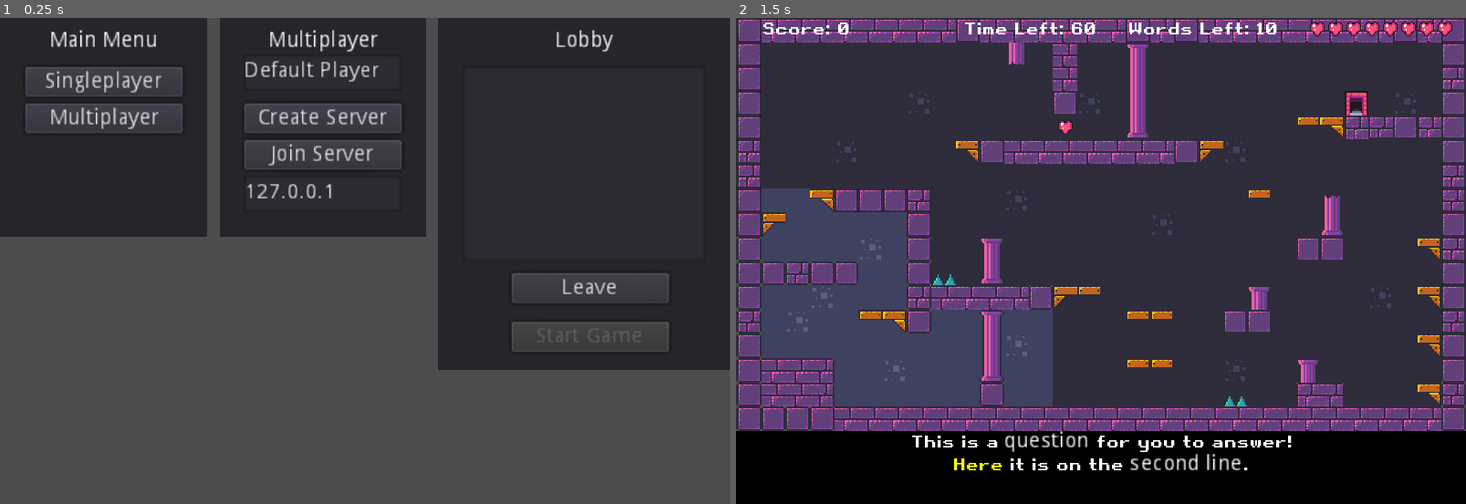
Above: before the commit, frames 1-2 (left to right).
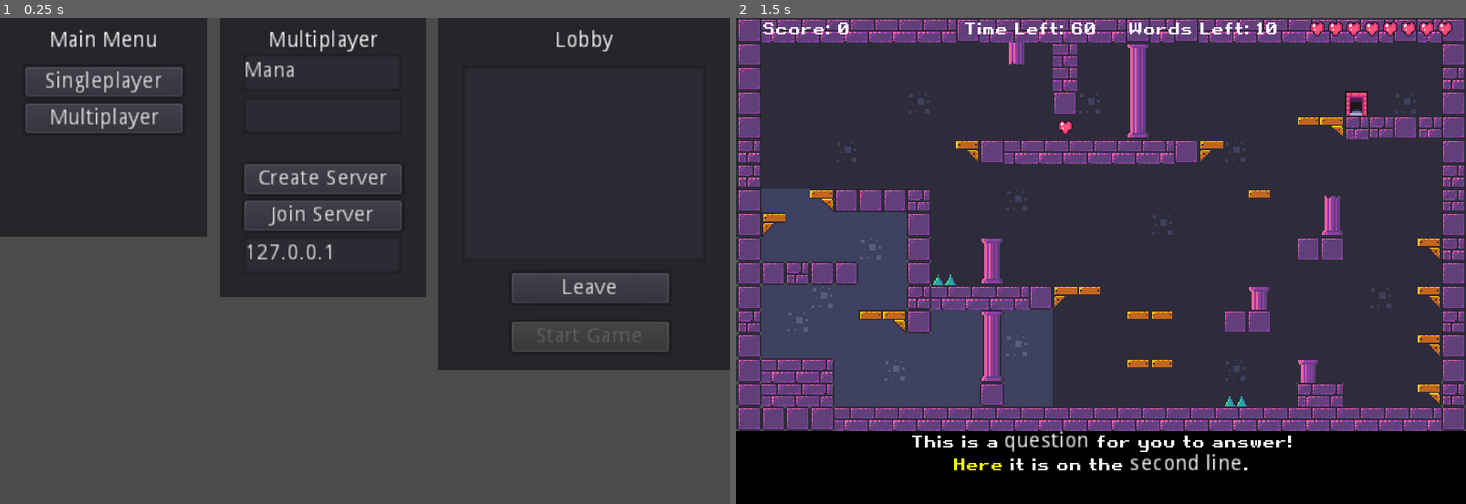
Above: after the commit, the same moments.

Repository: dalefrob/ELearningMultiplayer
Game: Godot game, scene res://Scenes/MainMenu.tscn
Same seed, same stepped clock (60 frames per second), same inputs: the game is played once before the commit and once after it.
Inputs:
- Up to frame 1 (0.25 s): no input
- Up to frame 2 (1.5 s): click "Singleplayer" at 0.5 s; click "Leave" at 1.25 s

The runs differ from the first frame. In frame 1, 6.3% of the frame differs, in the area x 30-59%, y 8-58%; in frame 2, less than 0.1%.

Commit message:
sync fixes
- synched spawning of a collectible across the network WIP
- WIP player color selection

Diff:
--- a/MultiplayerMenuPanel.gd
+++ b/MultiplayerMenuPanel.gd
@@ -2,11 +2,24 @@
 
 onready var ip = $IpAddressEdit
 onready var player_name = $NameEdit
+onready var p_color_template = $PlayerColorList/_color_template
+
+var random_names = ["Orion", "Dale", "Mana", "Brad", "James", "Rob", "Dan"]
+
+signal server_created
 
 func _ready():
-	pass
+	randomize()
+	player_name.text = random_names[rand_range(0, random_names.size())]
+	set_up_colors()
 
-signal server_created
+# todo finish this!! USE TEXTURES NOT NODES
+func set_up_colors():
+	var colors = [Color8(255,0,0,255),Color8(255,255,0,255),Color8(0,255,0,255),Color8(0,0,255,255)]
+	for c in colors:
+		var new_item = p_color_template.duplicate()
+		new_item.color = c
+		new_item.show()
 
 func _on_CreateServerButton_pressed():
 	Multiplayer.local_info.name = player_name.text
--- a/Scenes/MainMenu.tscn
+++ b/Scenes/MainMenu.tscn
@@ -49,7 +49,7 @@
 [node name="MultiplayerMenuPanel" type="Panel" parent="."]
 margin_left = 144.0
 margin_right = 280.0
-margin_bottom = 144.0
+margin_bottom = 184.0
 script = ExtResource( 1 )
 __meta__ = {
 "_edit_use_anchors_": false
@@ -72,11 +72,29 @@
 "_edit_use_anchors_": false
 }
 
+[node name="PlayerColorList" type="ItemList" parent="MultiplayerMenuPanel"]
+margin_left = 16.0
+margin_top = 52.0
+margin_right = 120.0
+margin_bottom = 76.0
+__meta__ = {
+"_edit_use_anchors_": false
+}
+
+[node name="_color_template" type="ColorRect" parent="MultiplayerMenuPanel/PlayerColorList"]
+visible = false
+margin_right = 24.0
+margin_bottom = 24.0
+color = Color( 0.776471, 0.160784, 0.160784, 1 )
+__meta__ = {
+"_edit_use_anchors_": false
+}
+
 [node name="CreateServerButton" type="Button" parent="MultiplayerMenuPanel"]
 margin_left = 16.0
-margin_top = 56.0
+margin_top = 96.0
 margin_right = 120.0
-margin_bottom = 76.0
+margin_bottom = 116.0
 text = "Create Server"
 __meta__ = {
 "_edit_use_anchors_": false
@@ -84,9 +102,9 @@
 
 [node name="JoinServerButton" type="Button" parent="MultiplayerMenuPanel"]
 margin_left = 16.0
-margin_top = 80.0
+margin_top = 120.0
 margin_right = 120.0
-margin_bottom = 100.0
+margin_bottom = 140.0
 text = "Join Server"
 __meta__ = {
 "_edit_use_anchors_": false
@@ -94,9 +112,9 @@
 
 [node name="IpAddressEdit" type="TextEdit" parent="MultiplayerMenuPanel"]
 margin_left = 16.0
-margin_top = 104.0
+margin_top = 144.0
 margin_right = 120.0
-margin_bottom = 128.0
+margin_bottom = 168.0
 text = "127.0.0.1"
 __meta__ = {
 "_edit_use_anchors_": false
--- a/collectable_answer.gd
+++ b/collectable_answer.gd
@@ -48,7 +48,7 @@
 #func on_click():
 #	print("Click")
 
-
+# this gets called for when any player enters this body
 func _on_CollectibleWord_body_entered(body):
 	if !active:
 		return
@@ -57,10 +57,15 @@
 		emit_signal("touched_answer", self)
 		# visual queue
 		$Sprite.visible = false
-		if !safe:
-			$Label.add_color_override("font_color", Color(1,0,0,1))
+		# show correctness locally only
+		if body.is_network_master():
+			if !safe:
+				$Label.add_color_override("font_color", Color(1,0,0,1))
+			else:
+				$Label.add_color_override("font_color", Color(0,1,0,1))
+			# delete after a sec
+			yield(get_tree().create_timer(1.0), "timeout")
+			queue_free()
 		else:
-			$Label.add_color_override("font_color", Color(0,1,0,1))
-		# delete after a sec
-		yield(get_tree().create_timer(1.0), "timeout")
-		queue_free()
+			# delete straight away
+			queue_free()
--- a/network_game.gd
+++ b/network_game.gd
@@ -9,6 +9,11 @@
 # eg. movement options, weapons, new maps!
 
 onready var roundover_panel = $Canvas/RoundOverPanel
+onready var map_objects = get_node("MapObjects")
+onready var collectible_word_scene = preload("res://Scenes/CollectibleWord.tscn")
+
+# generate a random seed for the game
+var rng = RandomNumberGenerator.new()
 
 func _ready():
 	if !get_tree().is_network_server():
@@ -51,12 +56,24 @@
 		for s in round_end_scores.values():
 			$Canvas/RoundOverPanel/PlayerScores.add_item(sender_name + " " + str(s))
 
-# called by the server
+# set up the game
+func preconfig_network_game():
+	rpc("start_network_game")
+
+# called from the server but run by all
 remotesync func start_network_game():
 	# TODO the server needs to handle the question data and collectibles
-	question_manager.get_next()
+	#question_manager.get_next()
 	#question_text.bbcode_text = "[center]Which [shake rate=10 level=5][color=lime]verbs[/color][/shake] are in the past tense?"
 	$Timer.start()
+	spawn_answer("testamondo", Vector2(100,100))
+
+# called from the server
+func spawn_answer(answer, pos):
+	var new_answer = collectible_word_scene.instance()
+	new_answer.position = pos
+	new_answer.text = answer
+	map_objects.add_child(new_answer)
 
 func _on_player_died():
 	$Timer.stop()
@@ -65,9 +82,8 @@
 
 
 func add_score(amount):
-	if is_network_master():
-		my_score += amount
-		score_label.text = "Score: " + str(my_score)
+	my_score += amount
+	score_label.text = "Score: " + str(my_score)
 
 
 func _on_Timer_timeout():
@@ -77,7 +93,7 @@
 func _on_StartButton_button_up():
 	if get_tree().is_network_server():
 		start_panel.hide()
-		rpc("start_network_game")
+		preconfig_network_game()
 
 
 func _on_TryAgainButton_button_up():
--- a/question_manager.gd
+++ b/question_manager.gd
@@ -27,8 +27,9 @@
 # ALTERNATIVE: var spawn_positions = get_tree().get_nodes_in_group ("spawn_position")
 var item_positions = {}
 
+var rng = RandomNumberGenerator.new()
+
 func _ready():
-	randomize()
 	# multiple_choice_qns = globals.data["multiple_choice_questions"]
 	var answers = get_tree().get_nodes_in_group("collectible")
 	for i in range(answers.size()):
@@ -39,17 +40,22 @@
 		var node = get_node(spawn_positions[i])
 		item_positions[node.position] = null
 
+remotesync func get_server_random_seed(server_seed):
+	print(str(server_seed))
+	# make sure this random seed is coming from the server
+	assert(get_tree().get_rpc_sender_id() == 1)
+	rng.set_seed(server_seed)
 
 func get_next():
+	# set the question text at the bottom
 	question_text.bbcode_text = test_question
-	# spawn a bunch of answers
 	# 1. delete existing answers
 	var existing_answers = get_tree().get_nodes_in_group ("answer")
 	for a in existing_answers:
 		a.queue_free()
 	# 2. get amount of spawn nodes and spawn an answer on each
 	for i in range(spawn_positions.size()):
-		spawn_answer()
+		rpc("spawn_answer")
 
 	# check question amount
 	#if current_question_id < multiple_choice_qns.size():
@@ -57,7 +63,7 @@
 	#	question_text.text = multiple_choice_qns[current_question_id]["question"]
 
 # refactor to take in text and safeness
-func spawn_answer():
+remotesync func spawn_answer():
 	# get available position
 	for key in item_positions.keys():
 		if item_positions[key] == null:
@@ -67,10 +73,10 @@
 			# choose an answer
 			var text_to_put = ""
 			if randf() > 0.4:
-				text_to_put = test_answer_pool[rand_range(0, test_answer_pool.size())]
+				text_to_put = test_answer_pool[rng.randi_range(0, test_answer_pool.size())]
 				new_answer.safe = true
 			else:
-				text_to_put = test_bogus_pool[rand_range(0, test_bogus_pool.size())]
+				text_to_put = test_bogus_pool[rng.randi_range(0, test_bogus_pool.size())]
 			new_answer.text = text_to_put
 			new_answer.connect("touched_answer", self, "_on_touched_answer")
 			new_answer.connect("expired", self, "_on_answer_expired")
@@ -80,8 +86,9 @@
 
 # when an answer expires from the player not touching it
 func _on_answer_expired():
-	yield(get_tree().create_timer(3), "timeout")
-	spawn_answer()
+	if get_tree().is_network_server():
+		yield(get_tree().create_timer(3), "timeout")
+		rpc("spawn_answer")
 
 # ontouching an answer
 func _on_touched_answer(answer : CollectableAnswer):
